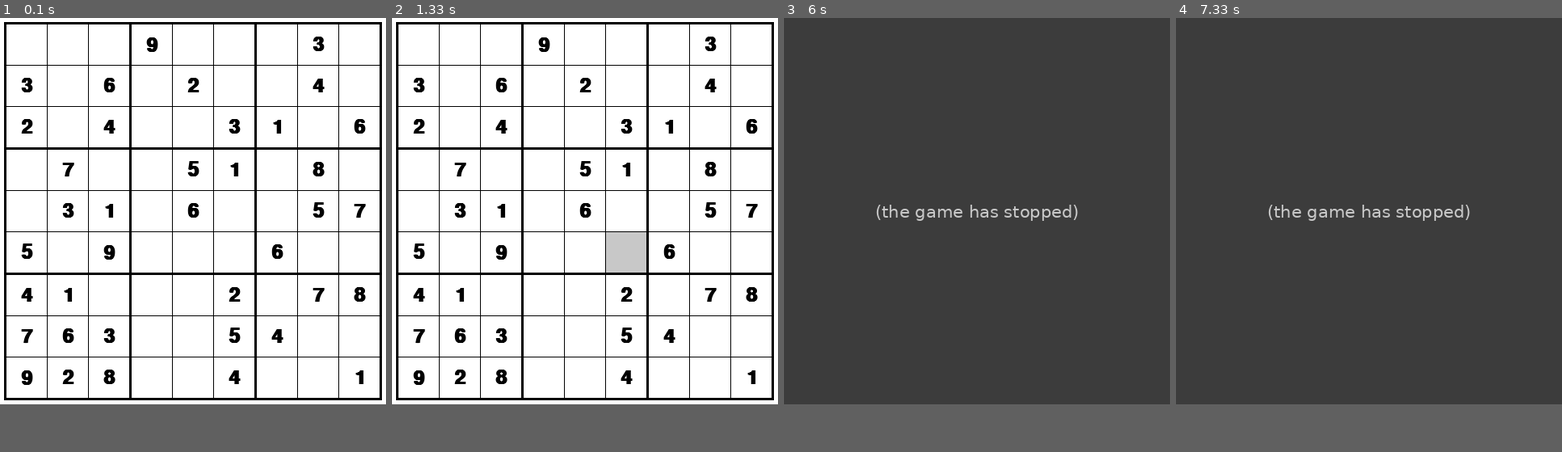
Above: before the commit, frames 1-4 (left to right).
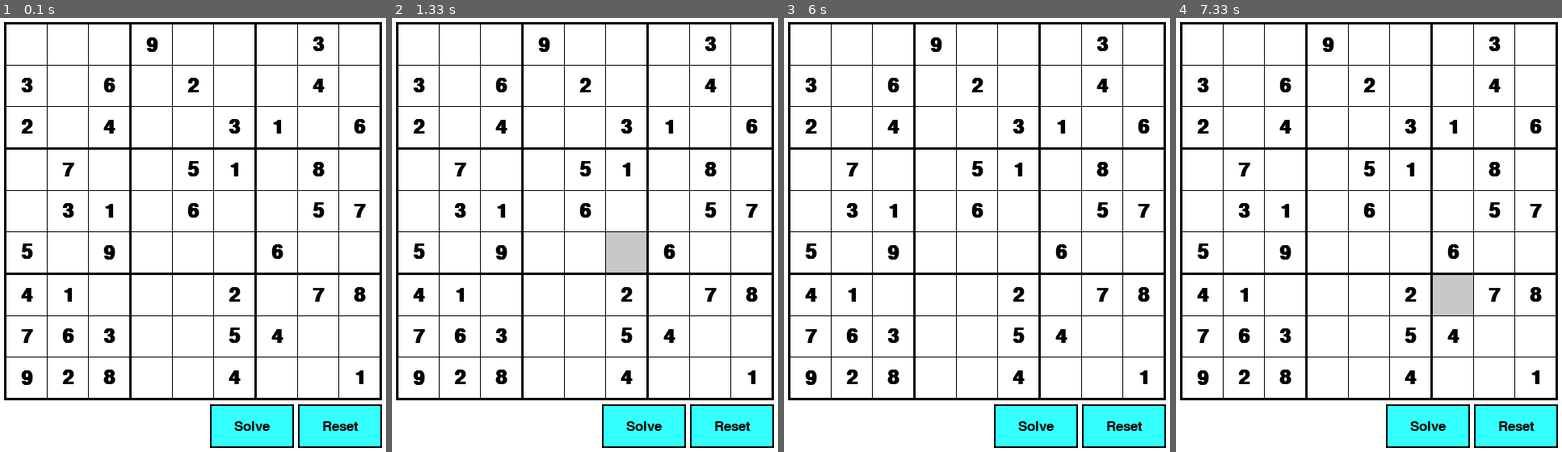
Above: after the commit, the same moments.

Repository: Kistler21/pygame-sudoku
Game: pygame game, started from sudoku.py
Same seed, same stepped clock (60 frames per second), same inputs: the game is played once before the commit and once after it.
Inputs (mouse positions are in pixels of both pictures, inside the frame that each line leads up to):
- Up to frame 1 (0.1 s): no input
- Up to frame 2 (1.33 s): press the mouse at (419, 87) at 0.37 s; move the mouse to (442, 213) at 0.47 s; release the mouse at (465, 334) at 0.6 s; press the mouse at (419, 87) at 0.7 s; move the mouse to (449, 78) at 0.8 s; release the mouse at (484, 74) at 0.93 s; click (623, 235) at 1.05 s
- Up to frame 3 (6 s): press the mouse at (1123, 425) at 1.37 s; move the mouse to (984, 308) at 1.47 s; release the mouse at (845, 191) at 1.6 s; click (1038, 208) at 1.72 s; click (1119, 321) at 2.05 s; press the mouse at (1100, 44) at 2.37 s; move the mouse to (1031, 57) at 2.47 s; release the mouse at (957, 74) at 2.6 s; click (892, 278) at 2.72 s; press the mouse at (853, 169) at 3.03 s; move the mouse to (857, 126) at 3.13 s; release the mouse at (861, 83) at 3.27 s; press the mouse at (892, 44) at 3.37 s; move the mouse to (895, 148) at 3.47 s; release the mouse at (895, 252) at 3.6 s; press the mouse at (977, 169) at 3.7 s; move the mouse to (957, 265) at 3.8 s; release the mouse at (934, 365) at 3.93 s; click (1115, 287) at 4.05 s; press the mouse at (1115, 287) at 4.37 s; move the mouse to (1081, 295) at 4.47 s; release the mouse at (1046, 300) at 4.6 s; press the mouse at (934, 44) at 4.7 s; move the mouse to (1027, 200) at 4.8 s; release the mouse at (1119, 360) at 4.93 s; press the mouse at (853, 169) at 5.03 s; move the mouse to (872, 235) at 5.13 s; release the mouse at (895, 300) at 5.27 s; press the mouse at (892, 169) at 5.37 s; move the mouse to (957, 152) at 5.47 s; release the mouse at (1027, 135) at 5.6 s; press the mouse at (892, 126) at 5.7 s; move the mouse to (965, 256) at 5.8 s; release the mouse at (1038, 382) at 5.93 s
- Up to frame 4 (7.33 s): press the mouse at (1203, 126) at 6.03 s; move the mouse to (1280, 109) at 6.13 s; release the mouse at (1353, 96) at 6.27 s; click (1233, 304) at 6.38 s; press the mouse at (1515, 425) at 6.7 s; move the mouse to (1372, 282) at 6.8 s; release the mouse at (1233, 143) at 6.93 s; press the mouse at (1515, 425) at 7.03 s; move the mouse to (1492, 365) at 7.13 s; release the mouse at (1469, 300) at 7.27 s
In our replay, the window is 478x478 before the commit and 478x537 after it. These sizes can differ from the game's own. Grey fills any space a smaller window leaves; there, only what the larger window draws over its background counts as a difference.

The runs differ from the first frame. In frame 1, 4.4% of the frame differs, in the area x 54-99%, y 89-100%; in frame 2, 4.4%; in frame 3, 93%, in the area x 0-100%, y 0-100%; in frame 4, 93%.
Error before the commit: AttributeError: 'NoneType' object has no attribute 'row' (sudoku.py line 161); the game stopped at 5.93 s (later frames are placeholders)

Commit message:
Add Solve and Reset button elements
A Solve button and a Reset button were added to the game. Currently,
clicking either button has no functionality. The buttons change to
a darker shade when the mouse hovers over them.

Diff:
--- a/sudoku.py
+++ b/sudoku.py
@@ -9,15 +9,21 @@
 cell_size = 50
 minor_grid_size = 1
 major_grid_size = 3
-edge_buffer = 5
-width = cell_size*9 + minor_grid_size*6 + major_grid_size*4 + edge_buffer*2
-height = cell_size*9 + minor_grid_size*6 + major_grid_size*4 + edge_buffer*2
+buffer = 5
+button_height = 50
+button_width = 100
+button_border = 2
+width = cell_size*9 + minor_grid_size*6 + major_grid_size*4 + buffer*2
+height = cell_size*9 + minor_grid_size*6 + \
+    major_grid_size*4 + button_height + buffer*3 + button_border*2
 size = width, height
 white = 255, 255, 255
 black = 0, 0, 0
 gray = 200, 200, 200
 green = 0, 175, 0
 red = 200, 0, 0
+inactive_btn = 51, 255, 255
+active_btn = 51, 153, 255
 
 screen = pygame.display.set_mode(size)
 pygame.display.set_caption('Sudoku')
@@ -42,8 +48,8 @@
     # Set attributes for for first RectCell
     row = 0
     col = 0
-    left = edge_buffer + major_grid_size
-    top = edge_buffer + major_grid_size
+    left = buffer + major_grid_size
+    top = buffer + major_grid_size
 
     while row < 9:
         while col < 9:
@@ -59,7 +65,7 @@
         top += cell_size + minor_grid_size
         if row != 0 and (row + 1) % 3 == 0:
             top = top + major_grid_size - minor_grid_size
-        left = edge_buffer + major_grid_size
+        left = buffer + major_grid_size
         col = 0
         row += 1
 
@@ -70,12 +76,12 @@
     '''Draws the major and minor grid lines for Sudoku.'''
     # Draw minor grid lines
     lines_drawn = 0
-    pos = edge_buffer + major_grid_size + cell_size
+    pos = buffer + major_grid_size + cell_size
     while lines_drawn < 6:
-        pygame.draw.line(screen, black, (pos, edge_buffer),
-                         (pos, width-edge_buffer-1), minor_grid_size)
-        pygame.draw.line(screen, black, (edge_buffer, pos),
-                         (width-edge_buffer-1, pos), minor_grid_size)
+        pygame.draw.line(screen, black, (pos, buffer),
+                         (pos, width-buffer-1), minor_grid_size)
+        pygame.draw.line(screen, black, (buffer, pos),
+                         (width-buffer-1, pos), minor_grid_size)
 
         # Update number of lines drawn
         lines_drawn += 1
@@ -86,11 +92,11 @@
             pos += cell_size + major_grid_size
 
     # Draw major grid lines
-    for pos in range(edge_buffer+major_grid_size//2, width, cell_size*3 + minor_grid_size*2 + major_grid_size):
-        pygame.draw.line(screen, black, (pos, edge_buffer),
-                         (pos, width-edge_buffer-1), major_grid_size)
-        pygame.draw.line(screen, black, (edge_buffer, pos),
-                         (width-edge_buffer-1, pos), major_grid_size)
+    for pos in range(buffer+major_grid_size//2, width, cell_size*3 + minor_grid_size*2 + major_grid_size):
+        pygame.draw.line(screen, black, (pos, buffer),
+                         (pos, width-buffer-1), major_grid_size)
+        pygame.draw.line(screen, black, (buffer, pos),
+                         (width-buffer-1, pos), major_grid_size)
 
 
 def fill_cells(cells, board):
@@ -122,6 +128,34 @@
             xpos, ypos = cells[row][col].center
             textbox = text.get_rect(center=(xpos, ypos))
             screen.blit(text, textbox)
+
+
+def draw_button(left, top, width, height, border, color, border_color, text):
+    '''Creates a button with a border.'''
+    # Draw the border as outer rect
+    pygame.draw.rect(
+        screen,
+        border_color,
+        (left, top, width+border*2, height+border*2),
+    )
+
+    # Draw the inner button
+    button = pygame.Rect(
+        left+border,
+        top+border,
+        width,
+        height
+    )
+    pygame.draw.rect(screen, color, button)
+
+    # Set the text
+    font = pygame.font.Font(None, 26)
+    text = font.render(text, 1, black)
+    xpos, ypos = button.center
+    textbox = text.get_rect(center=(xpos, ypos))
+    screen.blit(text, textbox)
+
+    return button
 
 
 def play():
@@ -150,7 +184,7 @@
             if event.type == pygame.MOUSEBUTTONUP:
                 mouse_pos = pygame.mouse.get_pos()
 
-                # Test if point in any rect
+                # Test if point in any cell
                 active_cell = None
                 for row in cells:
                     for cell in row:
@@ -158,7 +192,7 @@
                             active_cell = cell
 
                 # Test if active cell is empty
-                if not game.board[active_cell.row][active_cell.col].editable:
+                if active_cell and not game.board[active_cell.row][active_cell.col].editable:
                     active_cell = None
 
             # Handle key press
@@ -190,10 +224,62 @@
                         game.board[active_cell.row][active_cell.col].value = None
 
         screen.fill(white)
+
+        # Draw grid and cells
         draw_grid()
         if active_cell is not None:
             pygame.draw.rect(screen, gray, active_cell)
+
+        # Create buttons
+        reset_btn = draw_button(
+            width - buffer - button_border*2 - button_width,
+            height - button_height - button_border*2 - buffer,
+            button_width,
+            button_height,
+            button_border,
+            inactive_btn,
+            black,
+            'Reset'
+        )
+        solve_btn = draw_button(
+            width - buffer*2 - button_border*4 - button_width*2,
+            height - button_height - button_border*2 - buffer,
+            button_width,
+            button_height,
+            button_border,
+            inactive_btn,
+            black,
+            'Solve'
+        )
+
+        # Check if mouse over either button
+        if reset_btn.collidepoint(pygame.mouse.get_pos()):
+            reset_btn = draw_button(
+                width - buffer - button_border*2 - button_width,
+                height - button_height - button_border*2 - buffer,
+                button_width,
+                button_height,
+                button_border,
+                active_btn,
+                black,
+                'Reset'
+            )
+        if solve_btn.collidepoint(pygame.mouse.get_pos()):
+            solve_btn = draw_button(
+                width - buffer*2 - button_border*4 - button_width*2,
+                height - button_height - button_border*2 - buffer,
+                button_width,
+                button_height,
+                button_border,
+                active_btn,
+                black,
+                'Solve'
+            )
+
+        # Fill in cell values
         fill_cells(cells, game)
+
+        # Update screen
         pygame.display.flip()
 
 
